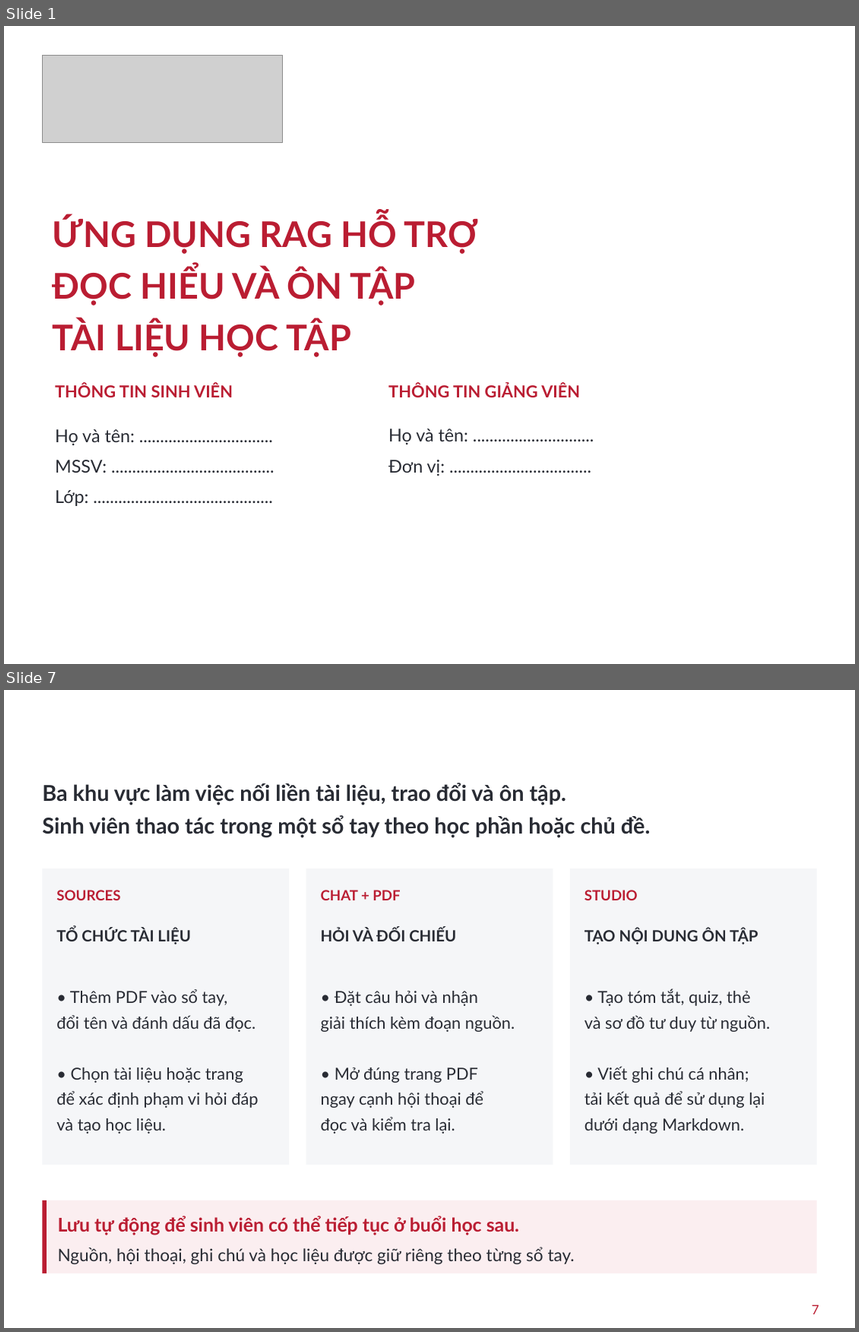
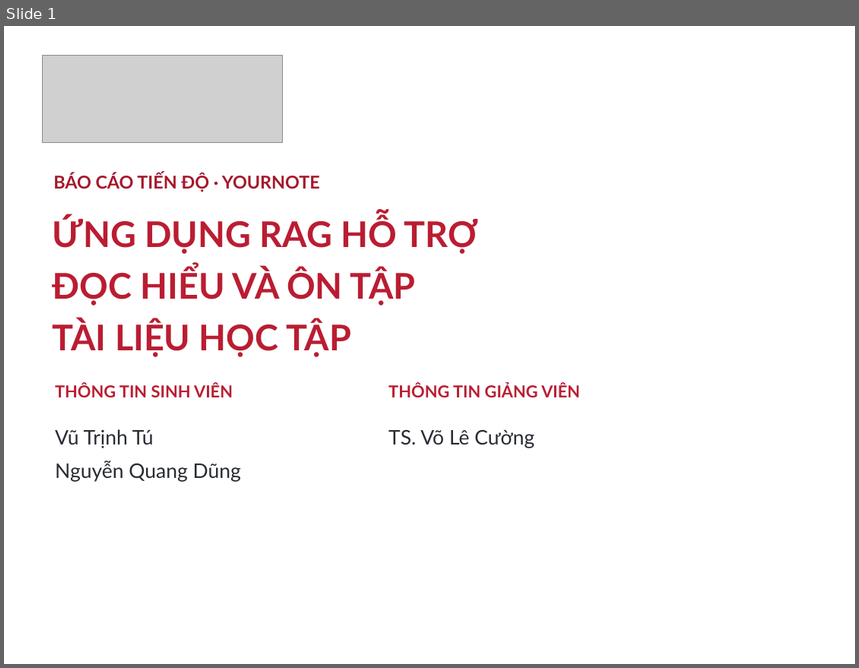
Before and after one commit to Vutu2003/yournote, a slide deck: reports/slide/Research_Notebook_HUST.pptx. Shown one above the other, each under a label of ours: slides 1 and 7 before the commit, slide 1 after it; the slides between them are not shown. The pictures are 859x1332 and 859x668 pixels, drawn with LibreOffice and Linux fonts; fonts in the diff are those of the drawing; grey boxes stand for pictures; background and template pictures are left out. Boxes give left, top, right and bottom in pixels: in the first picture for what was removed or moved away, otherwise in the second. Text is boxed around its words. In the diff, an @@ line names an element or a change of style, - is before the commit and + after.

```diff
--- a/reports/slide/Research_Notebook_HUST.pptx
+++ b/reports/slide/Research_Notebook_HUST.pptx
@@ slide 7 removed at box(4, 690, 855, 1328), background picture (left out) @@
@@ text removed at box(34, 702, 821, 736) @@
-06 / PHẠM VI CHỨC NĂNG HIỆN CÓ
@@ text removed at box(42, 783, 651, 838) @@
-Ba khu vực làm việc nối liền tài liệu, trao đổi và ôn tập.
-Sinh viên thao tác trong một sổ tay theo học phần hoặc chủ đề.
@@ rectangle removed at box(42, 869, 289, 1165) @@
@@ rectangle removed at box(306, 869, 553, 1165) @@
@@ rectangle removed at box(570, 869, 817, 1165) @@
@@ text removed at box(56, 890, 120, 901) @@
-SOURCES
@@ text removed at box(321, 890, 400, 901) @@
-CHAT + PDF
@@ text removed at box(585, 890, 638, 901) @@
-STUDIO
@@ text removed at box(56, 929, 190, 945) @@
-TỔ CHỨC TÀI LIỆU
@@ text removed at box(321, 929, 456, 942) @@
-HỎI VÀ ĐỐI CHIẾU
@@ text removed at box(585, 929, 759, 945) @@
-TẠO NỘI DUNG ÔN TẬP
@@ text removed at box(56, 989, 258, 1134) @@
-• Thêm PDF vào sổ tay,
-đổi tên và đánh dấu đã đọc.
-• Chọn tài liệu hoặc trang
-để xác định phạm vi hỏi đáp
-và tạo học liệu.
@@ text removed at box(321, 991, 515, 1134) @@
-• Đặt câu hỏi và nhận
-giải thích kèm đoạn nguồn.
-• Mở đúng trang PDF
-ngay cạnh hội thoại để
-đọc và kiểm tra lại.
@@ text removed at box(585, 989, 770, 1134) @@
-• Tạo tóm tắt, quiz, thẻ
-và sơ đồ tư duy từ nguồn.
-• Viết ghi chú cá nhân;
-tải kết quả để sử dụng lại
-dưới dạng Markdown.
@@ rectangle removed at box(42, 1201, 817, 1274) @@
@@ rectangle removed at box(42, 1201, 47, 1274) @@
@@ text removed at box(58, 1216, 519, 1236) @@
-Lưu tự động để sinh viên có thể tiếp tục ở buổi học sau.
@@ text removed at box(58, 1247, 575, 1265) @@
-Nguồn, hội thoại, ghi chú và học liệu được giữ riêng theo từng sổ tay.
@@ text removed at box(812, 1305, 819, 1315) @@
-7
@@ slide 1 changed as well @@
@@ text added at box(53, 173, 320, 192), 15 pt, text #A5182B, bold @@
+BÁO CÁO TIẾN ĐỘ · YOURNOTE
@@ text at box(55, 430, 241, 482): text changed; size 15 to 17 pt @@
-Họ và tên: ................................
-MSSV: .......................................
-Lớp: ...........................................
+Vũ Trịnh Tú
+Nguyễn Quang Dũng
@@ text at box(389, 430, 534, 449): text changed; size 15 to 17 pt @@
-Họ và tên: .............................
-Đơn vị: ..................................
+TS. Võ Lê Cường
```
Also in this commit, not shown: 16 slides added, 7 other slides removed, 41 other files.
